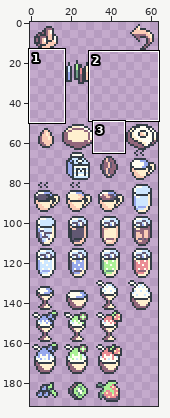
Two states of a pixel-art file, Assets/Sprite/Ase/ItemSprite.aseprite. Above, an overview of the earlier version with the close-up marked.
Close-up. Before:
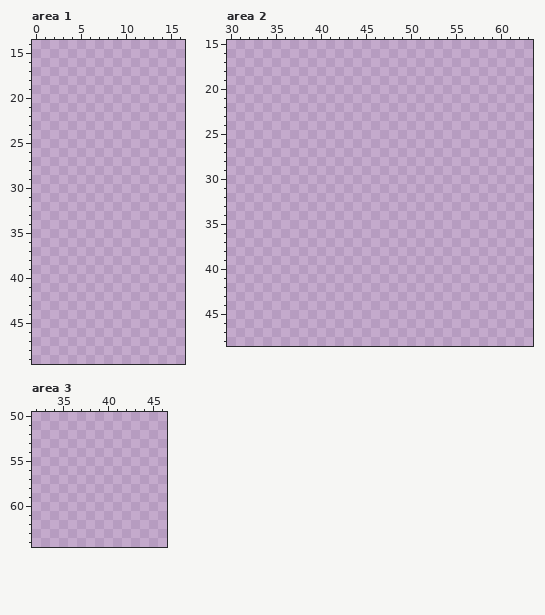
64x192 pixels, 1 frame. Shown: area 1: x 0..16, y 14..49; area 2: x 30..63, y 15..48; area 3: x 32..46, y 50..64. The old version is drawn lined up with the new one. The commit also changed other parts of the picture, which this record leaves out.
And afterwards:
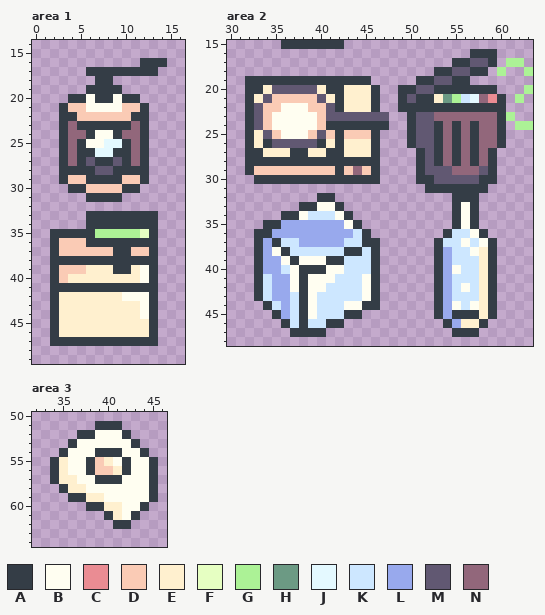
Palette (. is transparent): A #343d46  B #fffef1  C #ea8c93  D #facbb5  E #fff0cf  F #e6ffc2  G #acf296  H #6c9a84  J #e4f9ff  K #cde7ff  L #98a9ed  M #615872  N #92677b
Edits made:
drawings rearranged on the sheet (the old picture shows each at its new place; 6 dropped ones are not shown)
--- area 1
@@ x 0..16 @@
 15 .................
-16 .................
-17 .................
-18 .................
-19 .................
-20 .................
-21 .................
-22 .................
-23 .................
-24 .................
-25 .................
-26 .................
-27 .................
-28 .................
-29 .................
-30 .................
-31 .................
+16 ............AAA..
+17 ......AAAAAAAA...
+18 .......AA........
+19 ......AAAA.......
+20 ....AABAABAA.....
+21 ...ADDBBBBDDA....
+22 ...AADDDDDDAA....
+23 ...ANAAAAAANA....
+24 ...ANNABBANNA....
+25 ...ANABBJJANA....
+26 ...ANAAJJAANA....
+27 ...ANAMAAMANA....
+28 ...AAAAMMAAAA....
+29 ...ADDAAAADDA....
+30 ....AADDDDAA.....
+31 ......AAAA.......
 32 .................
-33 .................
-34 .................
-35 .................
-36 .................
-37 .................
-38 .................
-39 .................
-40 .................
-41 .................
-42 .................
-43 .................
-44 .................
-45 .................
-46 .................
-47 .................
+33 ......AAAAAAAA...
+34 ......AAAAAAAA...
+35 ..AAAAAGGGGGFA...
+36 ..ADDDAAAAAAAA...
+37 ..ADDDDDDAADDA...
+38 ..AAAAAAAAAAAA...
+39 ..ADDDEEEAAEBA...
+40 ..ADEEEEEEEEBA...
+41 ..AAAAAAAAAAAA...
+42 ..AEEEEEEEBBBA...
+43 ..AEEEEEEEEEBA...
+44 ..AEEEEEEEEEBA...
+45 ..AEEEEEEEEEEA...
+46 ..AEEEEEEEEEEA...
+47 ..AAAAAAAAAAAA...
 48 .................
--- area 2
@@ x 30..63 @@
-15 ..................................
-16 ..................................
-17 ..................................
-18 ..................................
-19 ..................................
-20 ..................................
-21 ..................................
-22 ..................................
-23 ..................................
-24 ..................................
-25 ..................................
-26 ..................................
-27 ..................................
-28 ..................................
-29 ..................................
-30 ..................................
-31 ..................................
-32 ..................................
-33 ..................................
-34 ..................................
-35 ..................................
-36 ..................................
-37 ..................................
-38 ..................................
-39 ..................................
-40 ..................................
-41 ..................................
-42 ..................................
-43 ..................................
-44 ..................................
-45 ..................................
-46 ..................................
-47 ..................................
+15 ......AAAAAAA.....................
+16 ...........................AAA....
+17 .........................AAMMA.GG.
+18 .......................AAMMAA.G..G
+19 ..AAAAAAAAAAAAAA.....AAMMAA.......
+20 ..AAEMMMMMEAAEEEA..AAMMAAAAAAA...G
+21 ..AEMDDDDDMEAEEEA..AMAAEHGKJNCA.G.
+22 ..AMDDBBBDDMAEEEA..AAAAAAAAAAAA...
+23 ..AMDBBBBBDMMMMMMM..AMMNNNNNNNAG..
+24 ..AMDBBBBBDAAAAAAA..AMMANANANNA.GG
+25 ..AEMDBBBDMDADDDA...AMMANANANNA...
+26 ..AEAMMMMMAEAEEEA...AMMANANANNA...
+27 ..AAEEEAAEEAAEEEA....AMANANANA....
+28 ..AAAAAAAAAAAAAAA....AMANANANA....
+29 ..ADDDDDDDDDADNDA....AMMMNNNMA....
+30 ...AAAAAAAAAAAAAA....AAMMMMMAA....
+31 ......................AAAAAAA.....
+32 ..........AA.............AAA......
+33 ........AABBA............ABA......
+34 ......AABKKKBA...........ABA......
+35 ....AALLLLLLLBA..........ABA......
+36 ...AALLLLLLLLLKA........AKKBA.....
+37 ...ALAKKLLLLLKKAA......AKKBKBA....
+38 ...ALBAKKKKKKAAKA......ALKKBEA....
+39 ...ALLBABBBAAKKKA......ALKKKEA....
+40 ...ALLKBAAABBKKKA......ALBKKEA....
+41 ...AKLLBABBBKKKBA......ALKKKEA....
+42 ...AKLLBABBKKKKBA......ALKBKEA....
+43 ...AKLLKABKKKKKBA......ALKKKEA....
+44 ....AKLKABKKKBBAA......ALBKBEA....
+45 .....ALKABKKKAA........ALAAAEA....
+46 ......AKAKKAA...........ALEEA.....
+47 .......AAAA..............AAA......
 48 ..................................
--- area 3
@@ x 32..46 @@
 50 ...............
-51 ...............
-52 ...............
-53 ...............
-54 ...............
-55 ...............
-56 ...............
-57 ...............
-58 ...............
-59 ...............
-60 ...............
-61 ...............
-62 ...............
+51 .......AAA.....
+52 .....AABBBA....
+53 ....ABBBBBBA...
+54 ...ABBBAAABBA..
+55 ..AEBBADEBABBA.
+56 ..AEBBADDEABBA.
+57 ..AEEBBAAABBBA.
+58 ...AEEBBBBBBBA.
+59 ....AAEEBBBBBA.
+60 ......AAEEBBA..
+61 ........AEBA...
+62 .........AA....
 63 ...............
